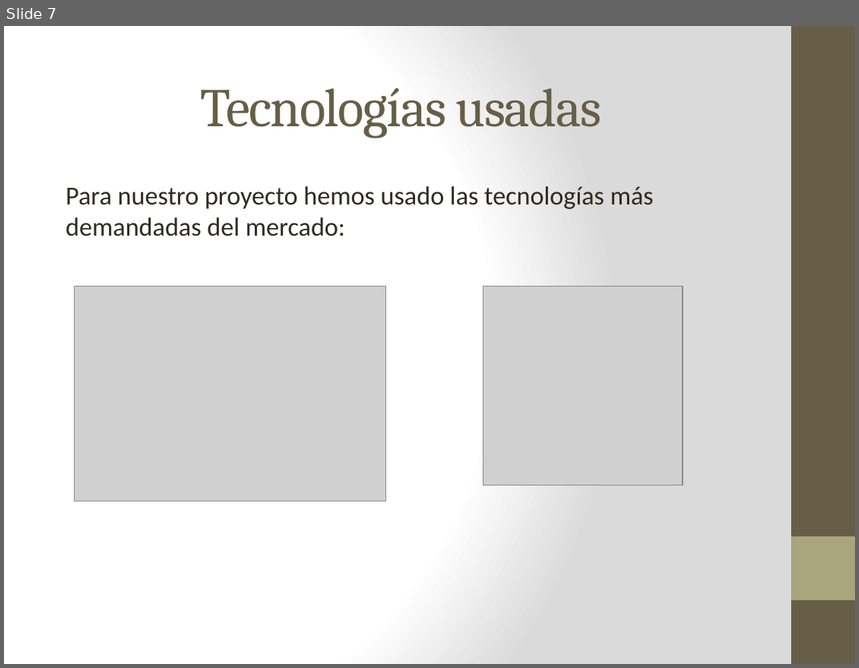
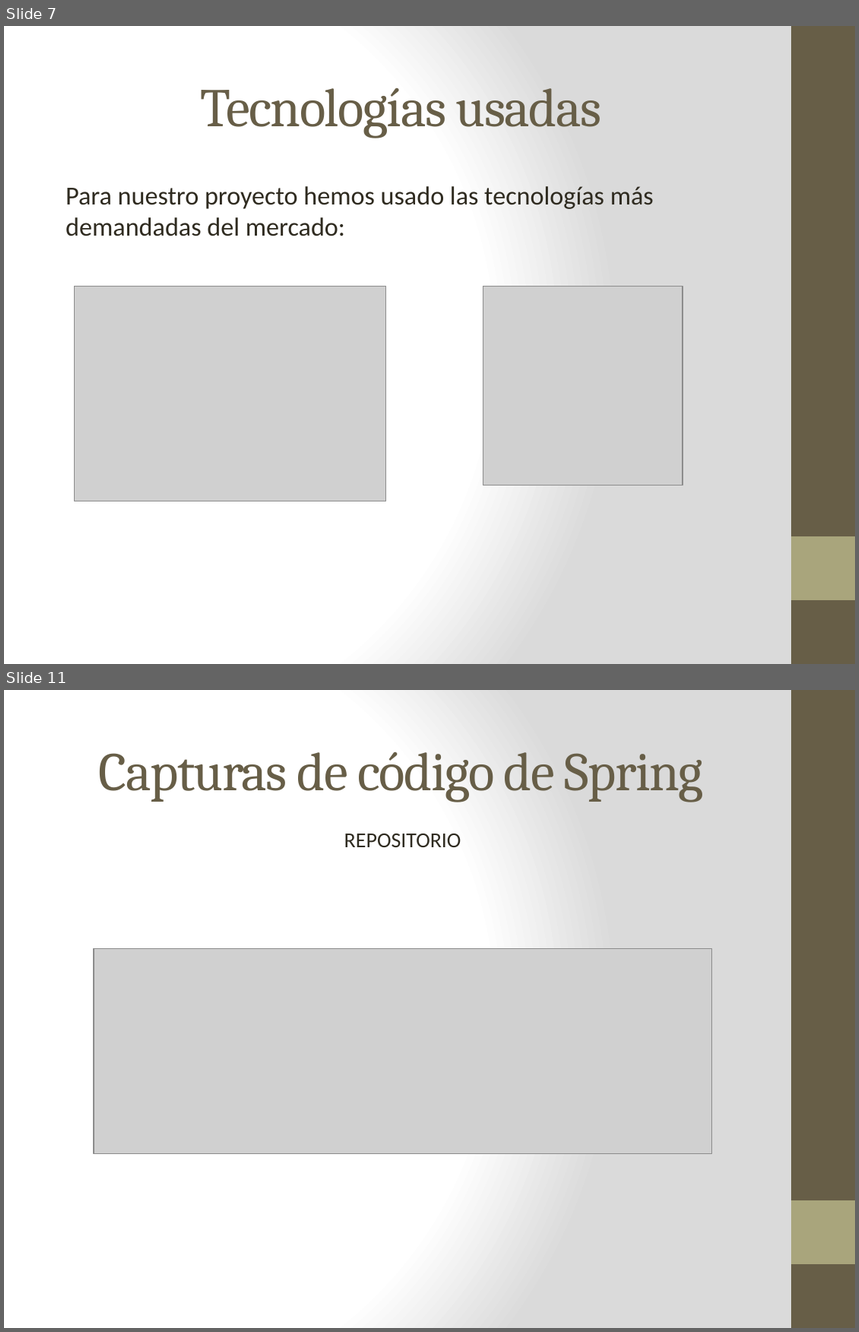
Before and after one commit to diegoozky/TFG, a slide deck: TFG-FIVE STAR.pptx. Shown one above the other, each under a label of ours: slide 7 before the commit, slides 7 and 11 after it; the slides between them are not shown. The pictures are 859x668 and 859x1332 pixels, drawn with LibreOffice and Linux fonts; fonts in the diff are those of the drawing; grey boxes stand for pictures. Boxes give left, top, right and bottom in pixels: in the first picture for what was removed or moved away, otherwise in the second. Text is boxed around its words. In the diff, an @@ line names an element or a change of style, - is before the commit and + after.

```diff
--- a/TFG-FIVE STAR.pptx
+++ b/TFG-FIVE STAR.pptx
@@ slide 11 added at [4, 690, 855, 1328], background gradient #FFFFFF to #DADADA; not listed: 2 template elements that a slide beside it also shows @@
@@ title added at [99, 752, 704, 802], 46 pt, text #675E47 @@
+Capturas de código de Spring
@@ text added at [344, 834, 462, 847], 18 pt, text #2F2B20 @@
+REPOSITORIO
@@ picture added at [94, 948, 712, 1154] @@
```
Also in this commit, not shown: 1 slide changed, 20 other slides added, 27 other files.
